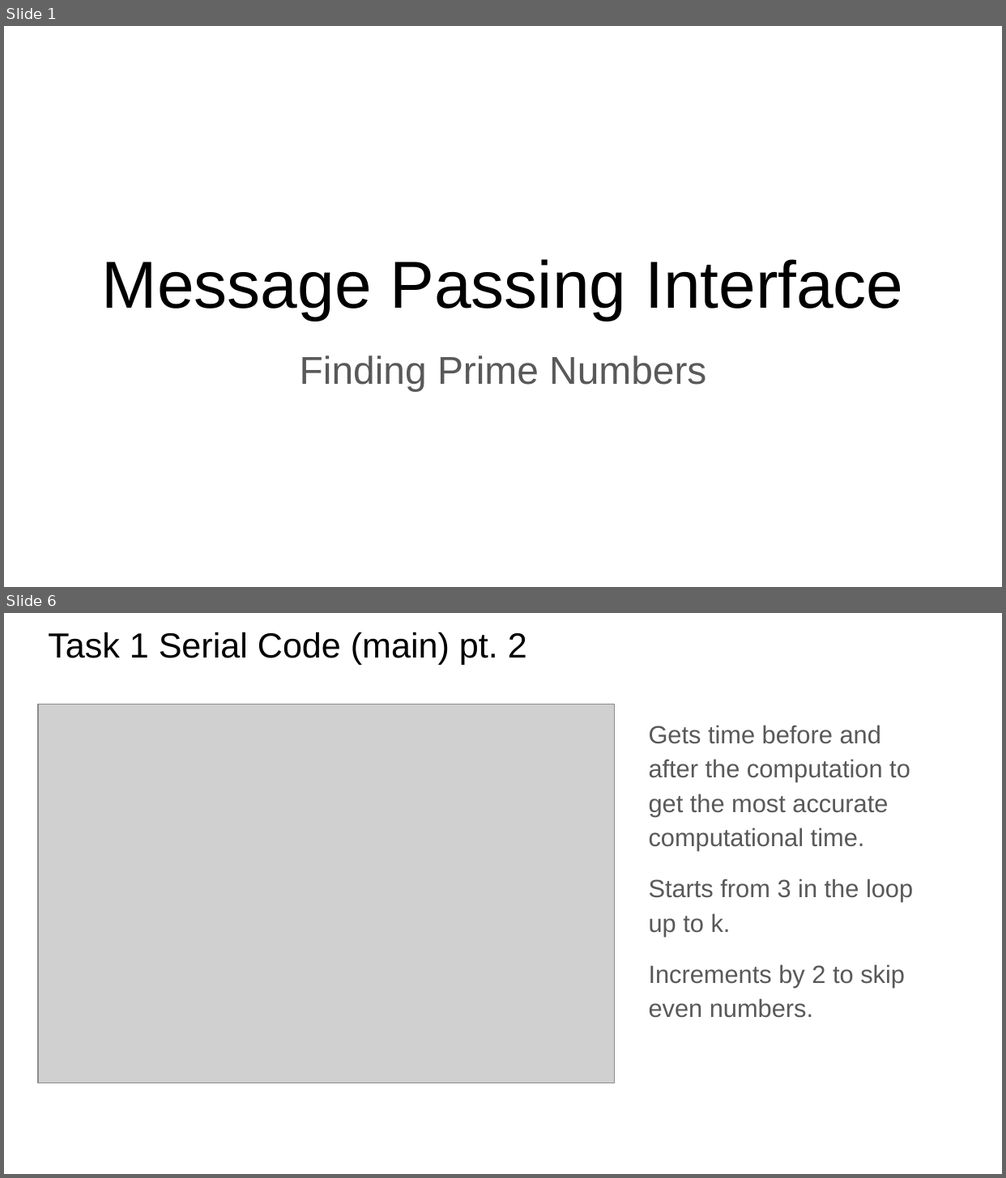
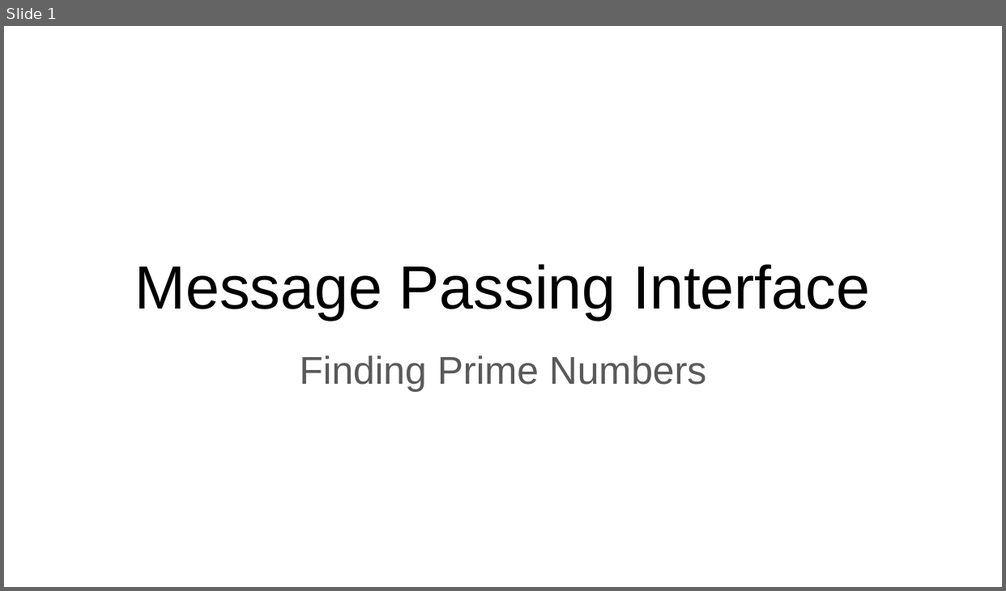
Before and after one commit to loolishen/FIT3143_Lab1, a slide deck: lab_2/FIT3143 Lab 2.pptx. Shown one above the other, each under a label of ours: slides 1 and 6 before the commit, slide 1 after it; the slides between them are not shown. The pictures are 1006x1178 and 1006x591 pixels, drawn with LibreOffice and Linux fonts; fonts in the diff are those of the drawing; grey boxes stand for pictures. Boxes give left, top, right and bottom in pixels: in the first picture for what was removed or moved away, otherwise in the second. Text is boxed around its words. In the diff, an @@ line names an element or a change of style, - is before the commit and + after.

```diff
--- a/lab_2/FIT3143 Lab 2.pptx
+++ b/lab_2/FIT3143 Lab 2.pptx
@@ slide 6 removed at (4, 613, 1002, 1174), background #FFFFFF @@
@@ title removed at (48, 632, 527, 664) @@
-Task 1 Serial Code (main) pt. 2
@@ picture removed at (38, 704, 615, 1083) @@
@@ text removed at (649, 725, 913, 1018) @@
-Gets time before and after the computation to get the most accurate computational time.
-Starts from 3 in the loop up to k.
-Increments by 2 to skip even numbers.
@@ slide 1 changed as well @@
@@ title "Message Passing Interface" at (135, 264, 870, 320): size 48 to 44 pt @@
```
Also in this commit, not shown: 8 slides added, 18 other slides removed.
